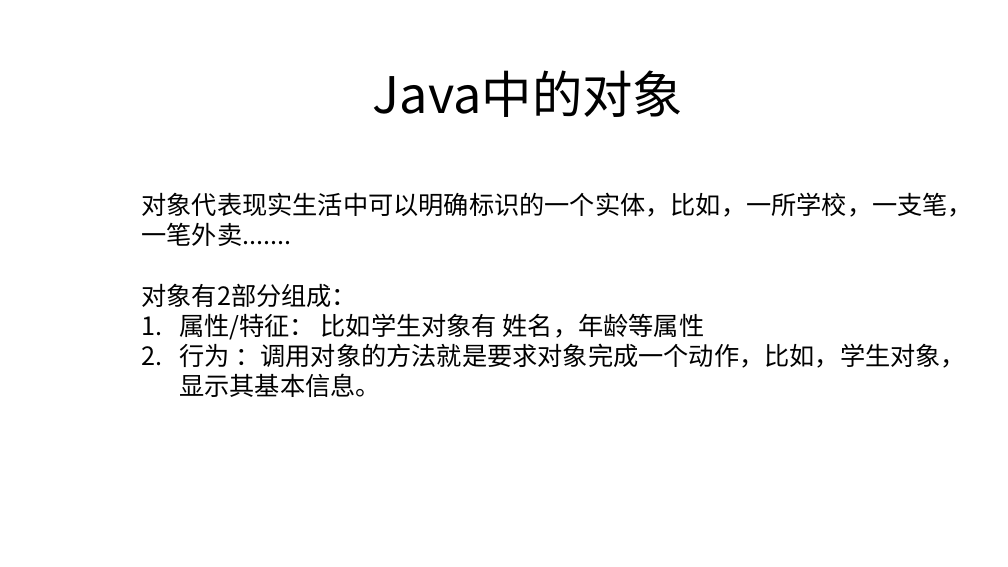
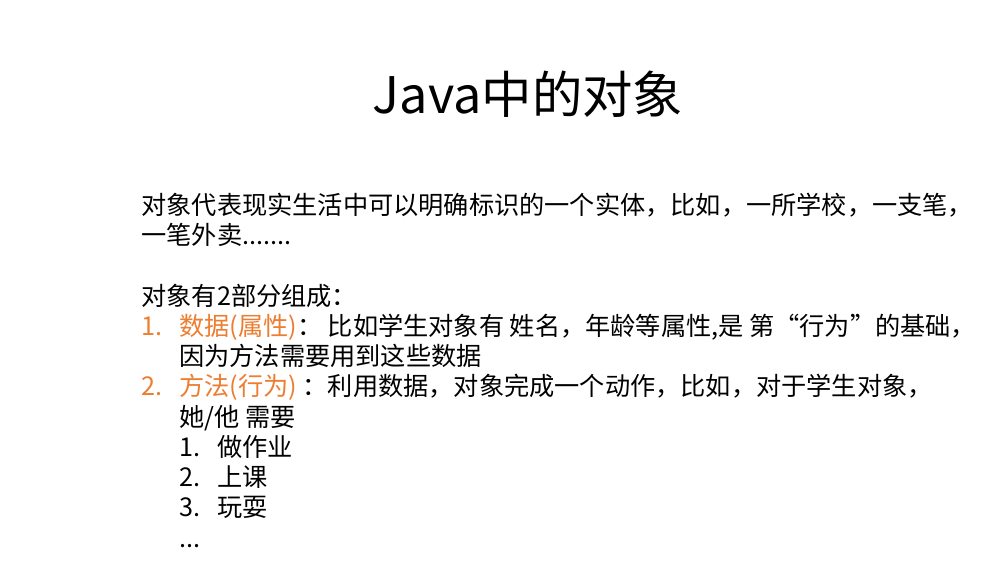
Before and after one commit to zjyesir/hmc_java_1, a slide deck: slide 4 of ppt/9. 对象和类.pptx. Drawn at 1008x567 pixels with LibreOffice and Linux fonts; fonts in the diff are those of the drawing; background and template pictures are left out. Boxes give left, top, right and bottom in pixels: in the first picture for what was removed or moved away, otherwise in the second. Text is boxed around its words. In the diff, an @@ line names an element or a change of style, - is before the commit and + after.

Commit message:
对象和类 ppt做完

```diff
--- a/ppt/9. 对象和类.pptx
+++ b/ppt/9. 对象和类.pptx
@@ text at bbox=[179, 313, 976, 518]: text changed @@
-1. 属性/特征： 比如学生对象有 姓名，年龄等属性
-2. 行为 ：调用对象的方法就是要求对象完成一个动作，比如，学生对象，显示其基本信息。
+1. 数据(属性)： 比如学生对象有 姓名，年龄等属性,是 第“行为”的基础，因为方法需要用到这些数据
+2. 方法(行为) ：利用数据，对象完成一个动作，比如，对于学生对象，她/他 需要
+  1. 做作业
+  2. 上课
+  3. 玩耍
+  ...
```
Also in this commit, not shown: 2 other slides changed, 19 slides added, 10 slides removed, 3 other files.
